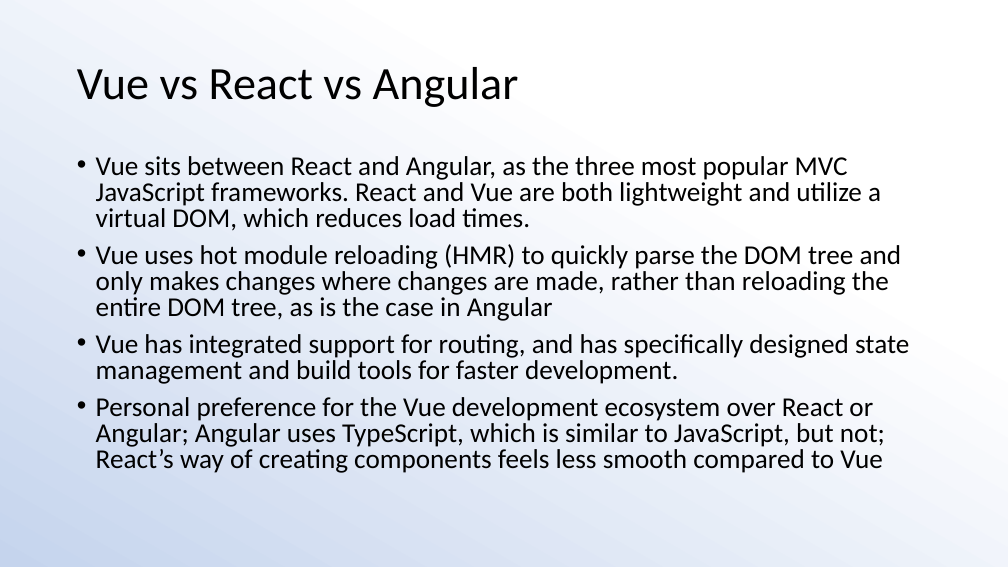
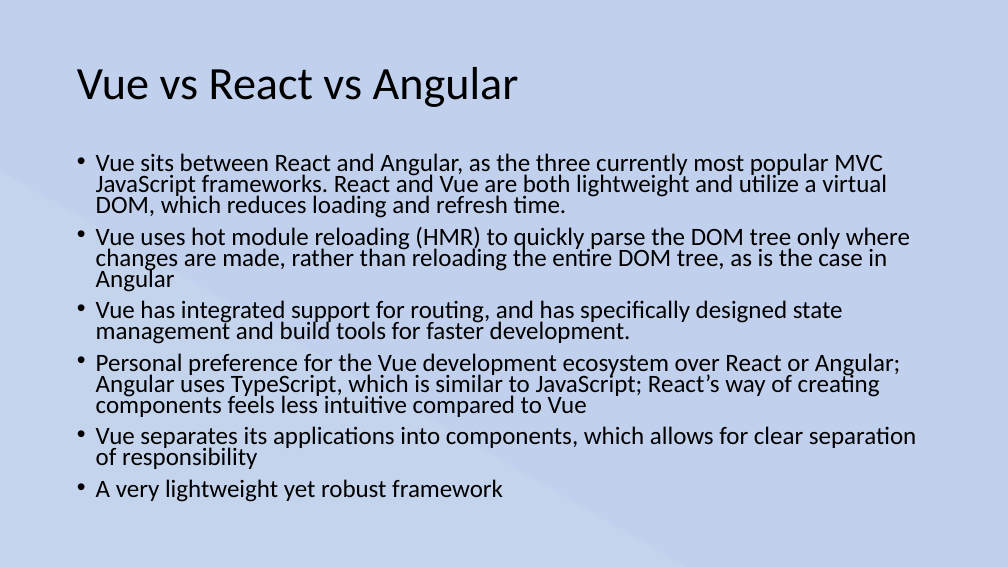
Before and after one commit to Stu-Gotz/pgmp, a slide deck: slide 8 of Presentation.pptx. Drawn at 1008x567 pixels with LibreOffice and Linux fonts; fonts in the diff are those of the drawing. Boxes give left, top, right and bottom in pixels: in the first picture for what was removed or moved away, otherwise in the second. Text is boxed around its words. In the diff, an @@ line names an element or a change of style, - is before the commit and + after.

```diff
--- a/Presentation.pptx
+++ b/Presentation.pptx
@@ background gradient #FFFFFF to #C5D4ED to #CFDBF0 to #ABC0E4 to #C7D5ED to gradient #C1D0EC to #C5D4ED to #CFDBF0 to #ABC0E4 to #C7D5ED @@
@@ text at <box>96,153,910,292</box>: text changed; size 25.9 to 23.8 pt @@
-• Vue sits between React and Angular, as the three most popular MVC JavaScript frameworks. React and Vue are both lightweight and utilize a virtual DOM, which reduces load times.
-• Vue uses hot module reloading (HMR) to quickly parse the DOM tree and only makes changes where changes are made, rather than reloading the entire DOM tree, as is the case in Angular
+• Vue sits between React and Angular, as the three currently most popular MVC JavaScript frameworks. React and Vue are both lightweight and utilize a virtual DOM, which reduces loading and refresh time.
+• Vue uses hot module reloading (HMR) to quickly parse the DOM tree only where changes are made, rather than reloading the entire DOM tree, as is the case in Angular
@@ text at <box>96,300,843,344</box>: size 25.9 to 23.8 pt in "Vue has integrated support for routing, and ..."; line spacing 0.8 to 0.7 @@
@@ text at <box>96,353,916,502</box>: text changed; size 25.9 to 23.8 pt @@
-• Personal preference for the Vue development ecosystem over React or Angular; Angular uses TypeScript, which is similar to JavaScript, but not; React’s way of creating components feels less smooth compared to Vue
+• Personal preference for the Vue development ecosystem over React or Angular; Angular uses TypeScript, which is similar to JavaScript; React’s way of creating components feels less intuitive compared to Vue
+• Vue separates its applications into components, which allows for clear separation of responsibility
+• A very lightweight yet robust framework
```
Also in this commit, not shown: 17 other slides changed, 1 slide added, 1 slide removed, 1 other file.
